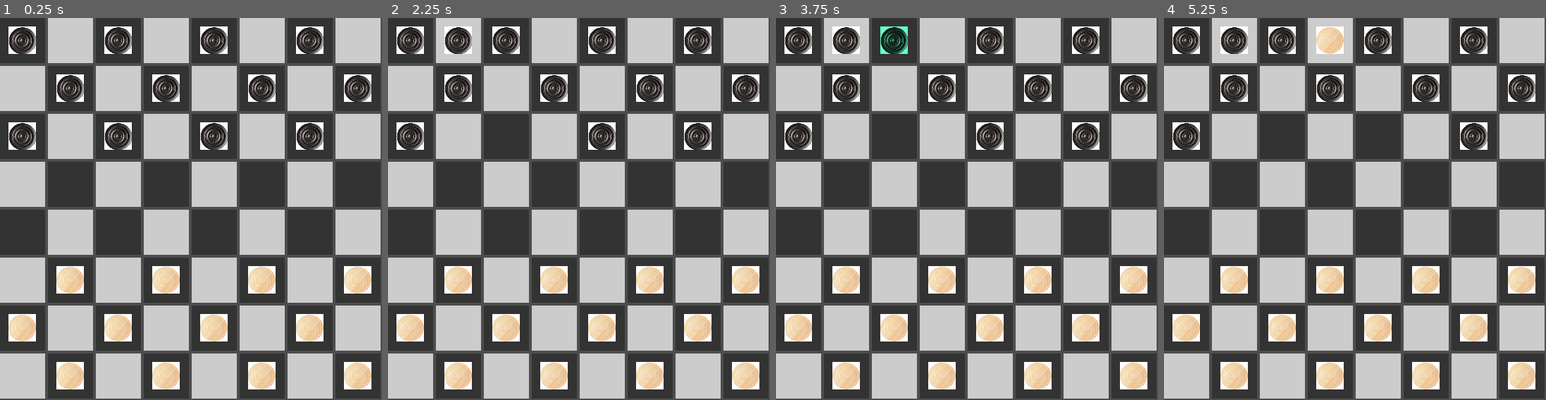
Above: before the commit, frames 1-4 (left to right).
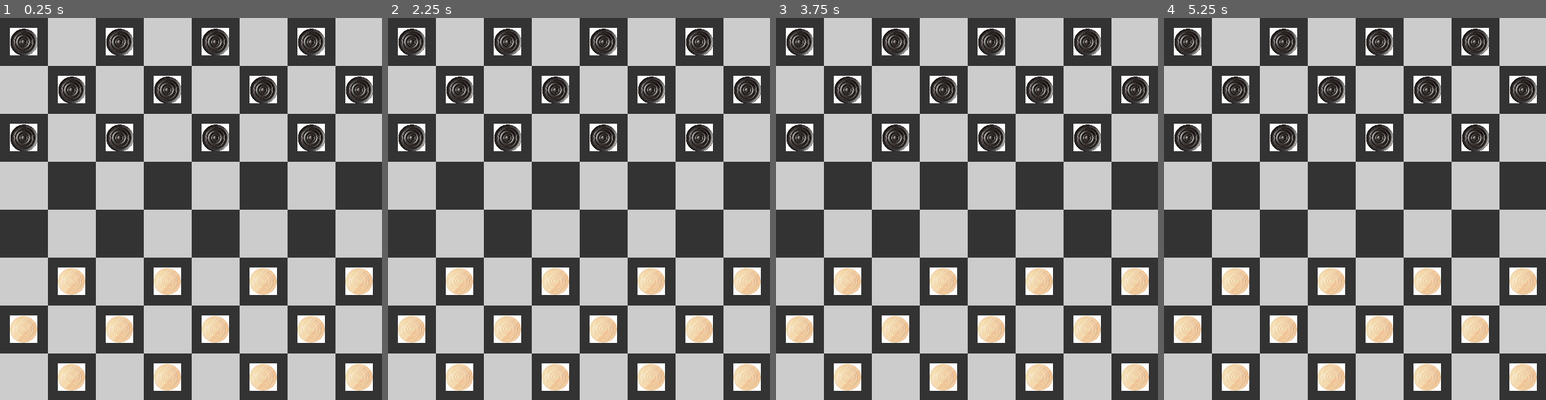
Above: after the commit, the same moments.

Repository: Luca-Milioli/Checkers
Game: Godot game, scene res://scenes/main.tscn
Two runs of this game, one before a commit and one after it. Both use one fixed random seed, a clock stepped at 60 frames per second and the inputs below.
Inputs (mouse positions are in pixels of both pictures, inside the frame that each line leads up to):
- Up to frame 1 (0.25 s): no input
- Up to frame 2 (2.25 s): tap Enter at 0.5, 2 s; move the mouse to (410, 40) at 0.52 s; click (410, 40) at 0.67 s; tap Space at 1.25 s; move the mouse to (506, 136) at 1.27 s; click (506, 136) at 1.42 s; move the mouse to (456, 40) at 2.02 s; click (456, 40) at 2.17 s
- Up to frame 3 (3.75 s): tap Space at 2.75 s; move the mouse to (944, 136) at 2.77 s; click (944, 136) at 2.92 s; tap Enter at 3.5 s; move the mouse to (894, 40) at 3.52 s; click (894, 40) at 3.67 s
- Up to frame 4 (5.25 s): tap Space at 4.25 s; move the mouse to (1377, 136) at 4.27 s; click (1377, 136) at 4.42 s; move the mouse to (1332, 40) at 5.02 s; click (1332, 40) at 5.17 s

The runs differ from the first frame. In frame 1, 17% of the frame differs, in the area x 0-100%, y 0-100%; in frame 2, 17%; in frame 3, 18%; in frame 4, 18%.

Commit message:
selection based on player

Diff:
--- a/checkers/project.godot
+++ b/checkers/project.godot
@@ -12,7 +12,7 @@
 
 config/name="Checkers"
 run/main_scene="res://scenes/main.tscn"
-config/features=PackedStringArray("4.4", "Mobile")
+config/features=PackedStringArray("4.3", "Mobile")
 boot_splash/fullsize=false
 config/icon="res://icon.svg"
 
--- a/checkers/scenes/board.tscn
+++ b/checkers/scenes/board.tscn
@@ -14,5 +14,7 @@
 layout_mode = 0
 offset_right = 40.0
 offset_bottom = 40.0
+theme_override_constants/h_separation = 0
+theme_override_constants/v_separation = 0
 columns = 8
 script = ExtResource("1_74804")
--- a/checkers/scenes/tile.tscn
+++ b/checkers/scenes/tile.tscn
@@ -1,9 +1,9 @@
 [gd_scene load_steps=2 format=3 uid="uid://s3xcwwap3x33"]
 
-[ext_resource type="Script" uid="uid://kflhkdhrc4e8" path="res://scripts/tile.gd" id="1_a0q3e"]
+[ext_resource type="Script" path="res://scripts/tile.gd" id="1_a0q3e"]
 
 [node name="Tile" type="ColorRect"]
-custom_minimum_size = Vector2(64, 64)
+custom_minimum_size = Vector2(68, 68)
 anchors_preset = 15
 anchor_right = 1.0
 anchor_bottom = 1.0
--- a/checkers/scripts/game_logic.gd
+++ b/checkers/scripts/game_logic.gd
@@ -2,6 +2,7 @@
 
 signal update_gui  # $Board/Grid
 signal move_ready
+signal player_changed(player)
 
 const COLUMNS = 8
 const ROWS = 8
@@ -14,7 +15,8 @@
 var new_cell : Vector2i
 
 func connect_to_target(receiver):
-	self.update_gui.connect(receiver.update.bind(self.board))
+	self.update_gui.connect(receiver._update.bind(self.board))
+	self.player_changed.connect(receiver._player_changed)
 
 func setup_matrix() -> void:
 	_create_matrix(ROWS, COLUMNS)
@@ -46,17 +48,15 @@
 func _set_move():
 	self.board[self.old_cell[0]][self.old_cell[1]] = NO_MAN
 	self.board[self.new_cell[0]][self.new_cell[1]] = int(self.player_turn)
-	print("a")
 
 func _change_turn():
 	self.player_turn = !player_turn
+	self.player_changed.emit(self.player_turn)
 
 func _make_move():
 	var move_passed = false
 	while not move_passed:
-		print("Waiting for move ... ")
 		var move = await self.move_ready
-		print("Move is ready")
 		move_passed = _check_move()
 	_set_move()
 
@@ -65,7 +65,7 @@
 	return 0
 
 func game_start():
-	self.player_turn
+	self.player_turn = true
 	update_gui.emit()
 	while not self.winner:
 		_change_turn()
--- a/checkers/scripts/grid.gd
+++ b/checkers/scripts/grid.gd
@@ -10,6 +10,7 @@
 var selected_piece = null
 var first_update = true
 var man_reference: Man
+var player: int # 0 white, 1 black
 
 signal move_selected
 
@@ -42,8 +43,7 @@
 		print("\nROWS "+str(i+1)+": ")
 		print(board[i])
 
-func update(board):
-	print_board(board)
+func _update(board):
 	var size = board.size()
 	for x in range(size):
 		for y in range(size):
@@ -59,14 +59,11 @@
 				self.add_child(tile)
 				self.last_board[x][y] = board[x][y]
 			elif board[x][y] != self.last_board[x][y]:
-				print("np")
 				var tile = self.get_cell(x,y)
-				#print(tile.get_coordinates())
 				var removed_man = tile.get_child(0)
 				if removed_man:
 					tile.remove_child(removed_man)
 					removed_man.queue_free()
-					print("si")
 				if board[x][y] != NO_MAN:
 					var container_and_man = _create_man(board[x][y])
 					container_and_man[1].set_coordinates(x, y)
@@ -82,10 +79,21 @@
 		self.last_board.append(row)
 
 func _on_piece_clicked(piece):
+	# SONO UN FENOMENO SBORRO
+	var legal : bool
+
+	# piece's owner is player
+	if (self.player ^ int(piece.is_white())): # bitwise xor
+		legal = true
+	# piece's owner is enemy
+	else:
+		legal = false
+
 	if self.man_reference:
 		self.man_reference.deselect()
-	self.man_reference = piece
-	self.man_reference.select()
+	if legal:
+		self.man_reference = piece
+		self.man_reference.select()
 
 func _on_tile_clicked(tile):
 	if not self.man_reference:
@@ -96,4 +104,8 @@
 	if tile_coord != man_coord:
 		if(self.man_reference.is_selected):
 			self.move_selected.emit(man_coord, tile_coord)
-		self.man_reference.deselect()
+			self.man_reference = null
+		#self.man_reference.deselect()
+
+func _player_changed(player):
+	self.player = int(player)
--- a/checkers/scripts/man.gd
+++ b/checkers/scripts/man.gd
@@ -19,6 +19,7 @@
 
 func set_image(white = true):
 	var path = "res://art/white_man.jpg" if white else "res://art/black_man.jpg"
+	self.white = white
 	self.texture = load(path)
 
 func set_coordinates(x: int, y: int) -> void:
@@ -38,3 +39,6 @@
 
 func is_selected():
 	return is_selected
+
+func is_white():
+	return self.white
Not shown: 1 places in checkers/scenes/board.tscn that only renumber resources
Not shown: 1 places in checkers/scenes/main.tscn that only renumber resources
Not shown: 1 places in checkers/scenes/man.tscn that only renumber resources
